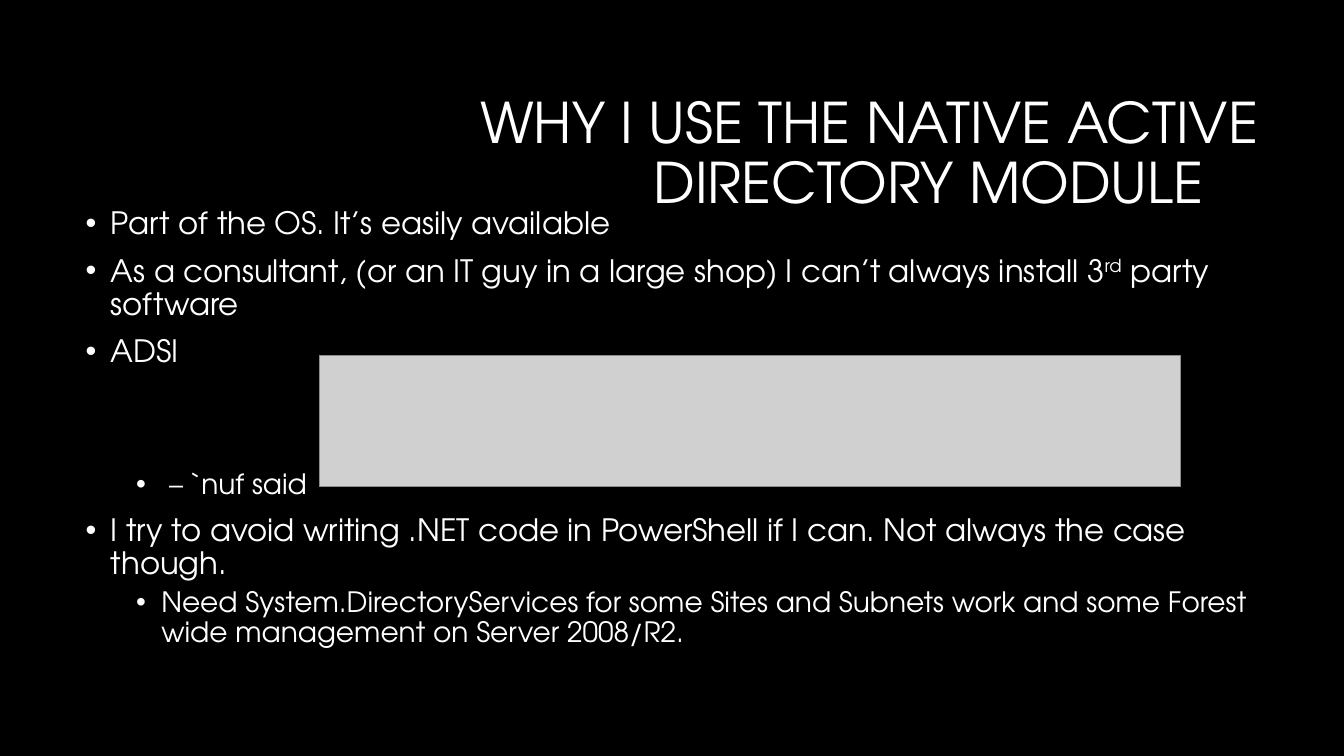
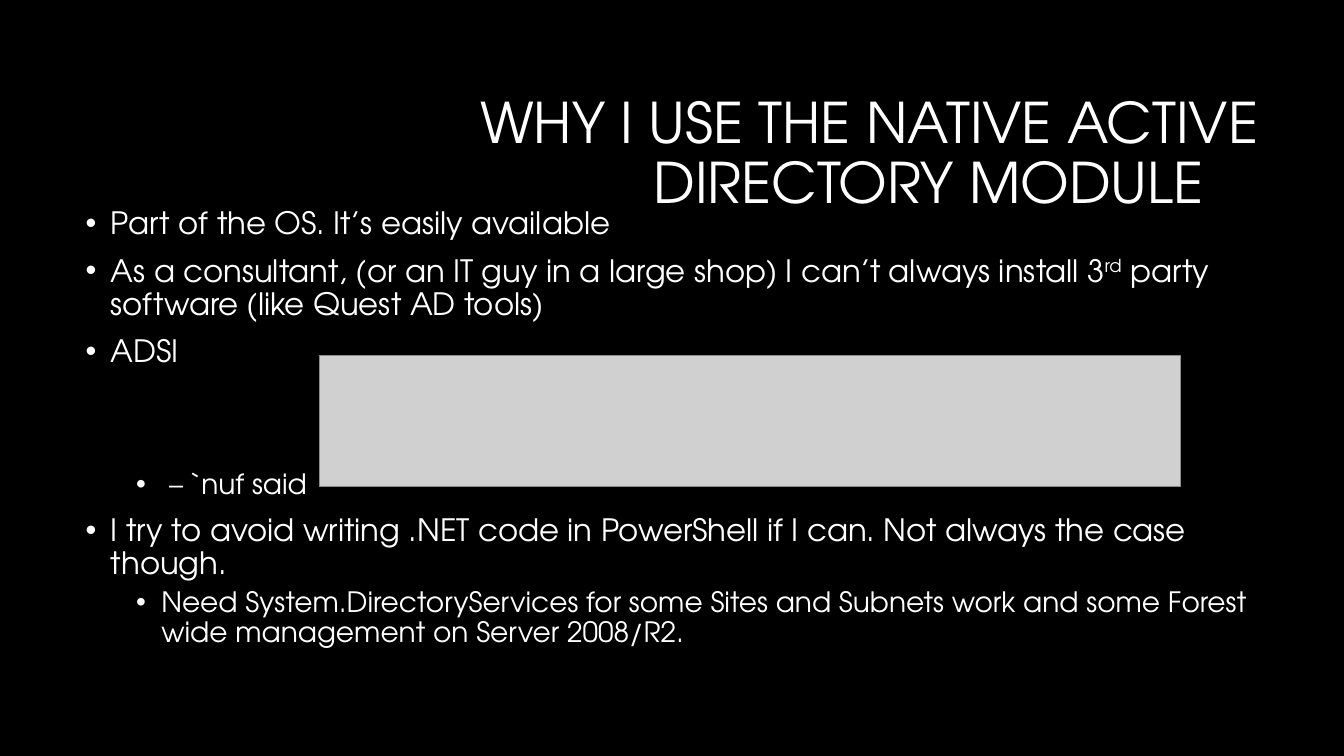
Before and after one commit to AndySchneiderDev-zz/PowerShellSummit, a slide deck: slide 4 of PS Summit AD Tips and Tricks.pptx (slide 5 before the commit). Drawn at 1344x756 pixels with LibreOffice and Linux fonts; fonts in the diff are those of the drawing; grey boxes stand for pictures; background and template pictures are left out. Boxes give left, top, right and bottom in pixels: in the first picture for what was removed or moved away, otherwise in the second. Text is boxed around its words. In the diff, an @@ line names an element or a change of style, - is before the commit and + after.

Commit message:
updated ad

```diff
--- a/PS Summit AD Tips and Tricks.pptx
+++ b/PS Summit AD Tips and Tricks.pptx
@@ text at (111, 259, 1209, 322): text changed @@
-• As a consultant, (or an IT guy in a large shop) I can’t always install 3rd party software
+• As a consultant, (or an IT guy in a large shop) I can’t always install 3rd party software (like Quest AD tools)
```
Also in this commit, not shown: 1 other slide changed, 1 slide removed.
